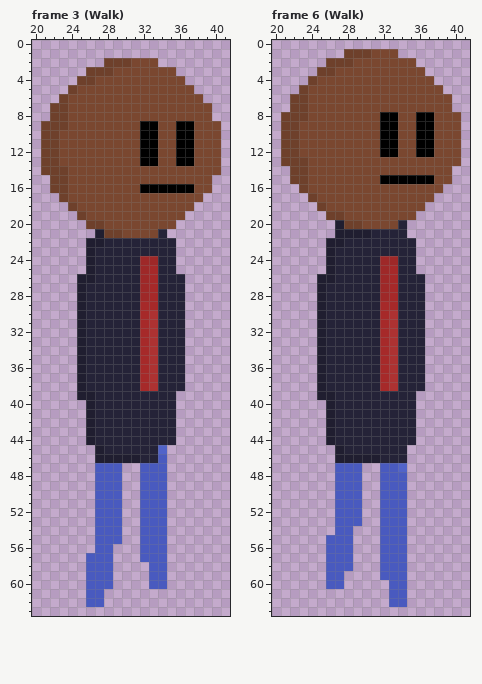
File history of a pixel-art file, Player/AgentBrown2.aseprite. The picture above was drawn from the file before the commit.
64x64 pixels, 10 frames. Colours within 5 levels of each other are drawn and written as one. Shown: frame 3 (Walk): x 20..41, y 0..63; frame 6 (Walk): x 20..41, y 0..63. The commit also changed other frames, which this record leaves out.
And afterwards:
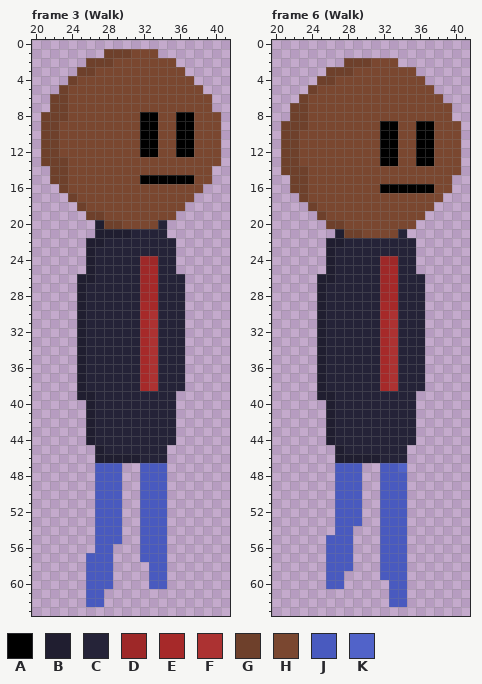
Palette (. is transparent): A #000000  B #201e30  C #252338  D #9e2828  E #a62929  F #ac3232  G #6e402b  H #7a4730  J #495abf  K #5163c9
Change:
Changed rows in their new state; - is an unchanged pixel.
Frame 3 (Walk), layers "Face", "Body":
first column x 21:
 1 -------GGGHHH-------
 2 -----GG-HH---HH-----
 3 ----G-HH-------H----
 4 ---GHH----------H---
 5 --GH-------------H--
 6 -G----------------H-
 8 G----------AA--AA--H
 9 --H-----------------
first column x 21:
13 --G--------HH--HH---
14 .------------------.
15 -----------AAAAAA---
16 -.---------HHHHHH-.-
17 --.G-------------.--
18 ---.G-----------.---
19 ----.GG--------.----
20 -----.BGG----C.-----
21 -------BBBCCC-------
first column x 34:
45 C
46 C
Frame 6 (Walk), layer "Face":
first column x 21:
 1 -------......-------
 2 -----..-GG---..-----
 3 ----.-GG-------.----
 4 ---.GG----------.---
 5 --.G-------------.--
 6 -.----------------.-
 8 .----------HH--HH--.
 9 --G-----------------
first column x 21:
13 --H--------AA--AA---
14 G------------------H
15 -----------HHHHHH---
16 -G---------AAAAAA-H-
17 --GH-------------H--
18 ---GH-----------H---
19 ----GHH--------H----
20 -----GGHH----HH-----
21 -------GGHHHH-------
